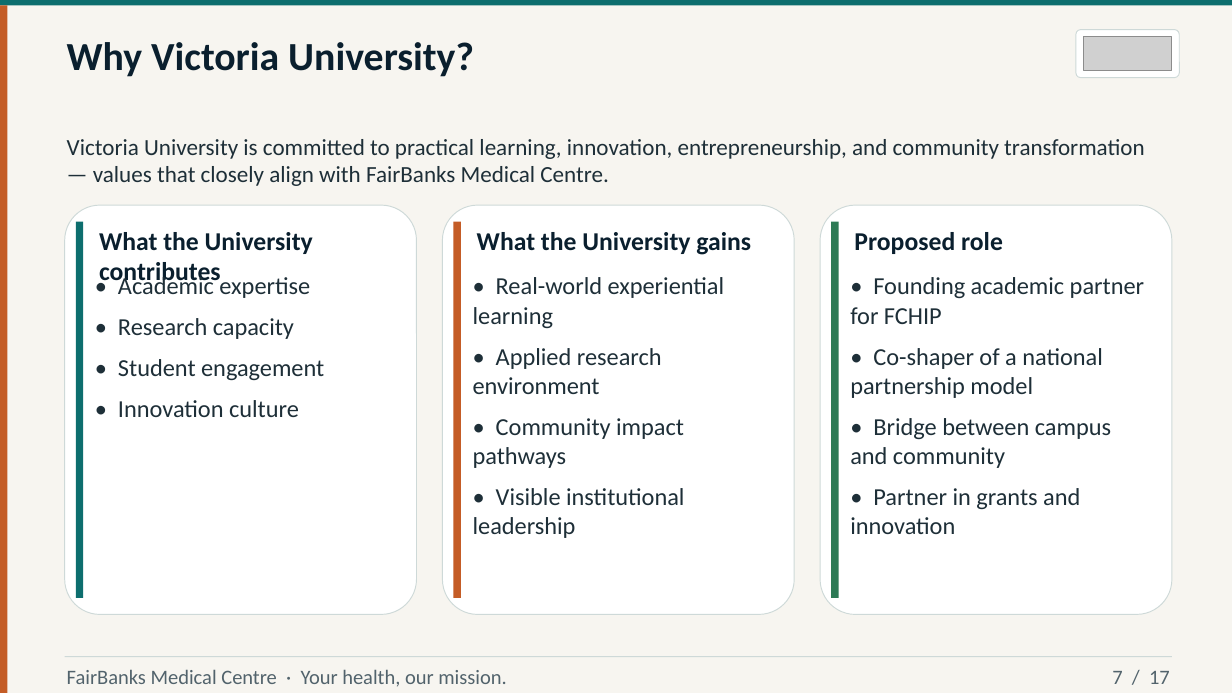
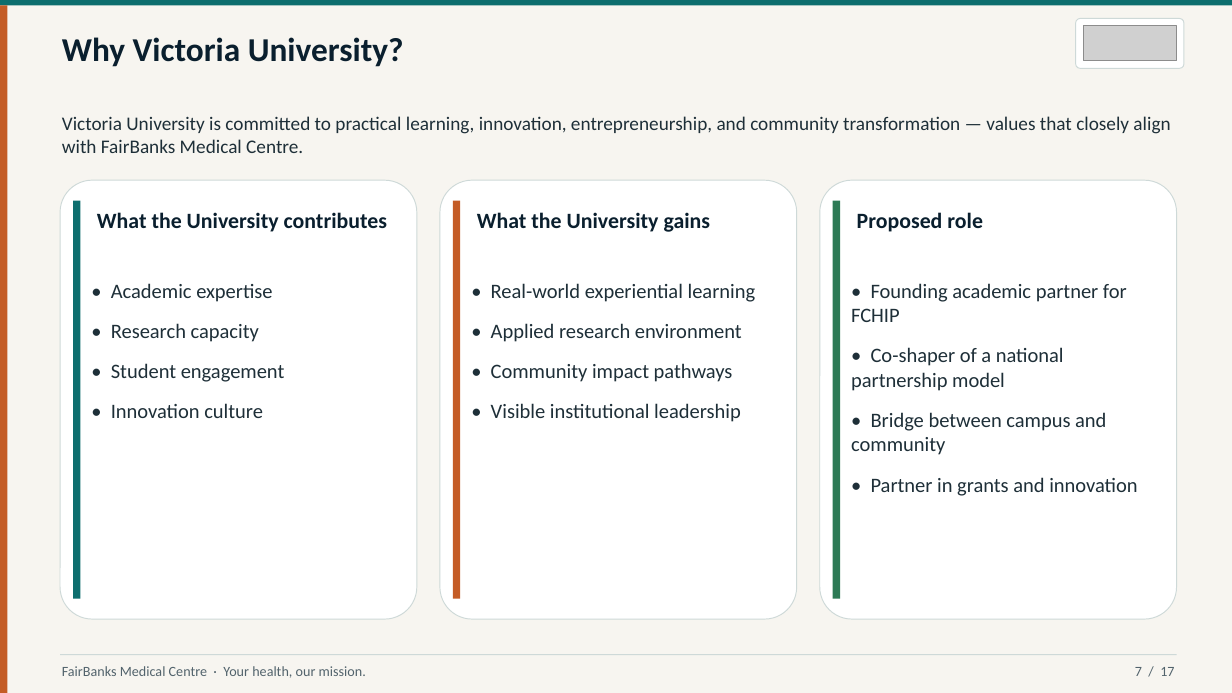
Before and after one commit to WASSWA2624/fairbanks, a slide deck: slide 7 of victoria/documents/victoria_ppt.pptx. Drawn at 1232x693 pixels with LibreOffice and Linux fonts; fonts in the diff are those of the drawing; grey boxes stand for pictures. Boxes give left, top, right and bottom in pixels: in the first picture for what was removed or moved away, otherwise in the second. Text is boxed around its words. In the diff, an @@ line names an element or a change of style, - is before the commit and + after.

Commit message:
Refine Victoria University partnership proposal script and PowerPoint presentation. Updated layout dimensions, improved text formatting, and clarified branding details. Adjusted spacing and margins for better readability, and revised function names for consistency. Enhanced error messages for missing assets.

```diff
--- a/victoria/documents/victoria_ppt.pptx
+++ b/victoria/documents/victoria_ppt.pptx
@@ text "Why Victoria University?" at <box>62,37,404,67</box>: size 31 to 26 pt @@
@@ rounded rectangle: place and size @@
-rounded rectangle at <box>1076,30,1179,78</box>
+rounded rectangle at <box>1076,18,1184,68</box>
@@ picture: place and size @@
-picture at <box>1083,37,1172,70</box>
+picture at <box>1083,26,1177,61</box>
@@ text "Victoria University is committed to ...": place and size @@
-text "Victoria University is committed to ..." at <box>67,139,1145,186</box>
+text "Victoria University is committed to ..." at <box>62,116,1170,153</box>
@@ text "Victoria University is committed to ..." at <box>62,116,1170,153</box>: size 18 to 15 pt @@
@@ proportions changed in 4 elements at <box>440,180,797,619</box>, <box>820,180,1177,619</box>, <box>1076,18,1184,68</box>, <box>60,180,417,619</box> @@
@@ rounded rectangle: place and size @@
-rounded rectangle at <box>65,205,417,615</box>
+rounded rectangle at <box>60,180,417,619</box>
@@ rectangle: place and size @@
-rectangle at <box>76,222,83,598</box>
+rectangle at <box>73,201,80,599</box>
@@ text "What the University contributes": place and size @@
-text "What the University contributes" at <box>99,232,313,286</box>
+text "What the University contributes" at <box>97,212,387,232</box>
@@ rounded rectangle: place and size @@
-rounded rectangle at <box>443,205,795,615</box>
+rounded rectangle at <box>440,180,797,619</box>
@@ rectangle: place and size @@
-rectangle at <box>454,222,461,598</box>
+rectangle at <box>453,201,460,599</box>
@@ text "What the University gains": place and size @@
-text "What the University gains" at <box>477,232,751,255</box>
+text "What the University gains" at <box>477,212,711,232</box>
@@ rounded rectangle: place and size @@
-rounded rectangle at <box>821,205,1173,615</box>
+rounded rectangle at <box>820,180,1177,619</box>
@@ rectangle: place and size @@
-rectangle at <box>832,222,839,598</box>
+rectangle at <box>833,201,840,599</box>
@@ size 20 to 17 pt in 3 elements at <box>97,212,387,232</box>, <box>477,212,711,232</box>, <box>857,212,983,232</box> @@
@@ text "Proposed role": place and size @@
-text "Proposed role" at <box>854,232,1003,254</box>
+text "Proposed role" at <box>857,212,983,232</box>
@@ text "• Academic expertise": place and size @@
-text "• Academic expertise" at <box>118,275,324,417</box>
+text "• Academic expertise" at <box>111,283,285,418</box>
@@ text "• Real-world experiential learning": place and size @@
-text "• Real-world experiential learning" at <box>473,277,725,538</box>
+text "• Real-world experiential learning" at <box>491,283,756,422</box>
@@ size 19 to 16 pt; more space between paragraphs in 3 elements at <box>491,283,756,422</box>, <box>111,283,285,418</box>, <box>851,283,1137,496</box> @@
@@ rectangle: place and size @@
-rectangle at <box>65,656,1172,657</box>
+rectangle at <box>60,654,1177,655</box>
@@ text "FairBanks Medical Centre · Your ..." at <box>62,666,366,678</box>: size 16 to 11 pt @@
@@ text "7 / 17" at <box>1135,667,1174,676</box>: size 16 to 11 pt @@
@@ text "7 / 17": place and size @@
-text "7 / 17" at <box>1112,671,1170,684</box>
+text "7 / 17" at <box>1135,667,1174,676</box>
```
Also in this commit, not shown: 16 other slides changed, 1 other file.
